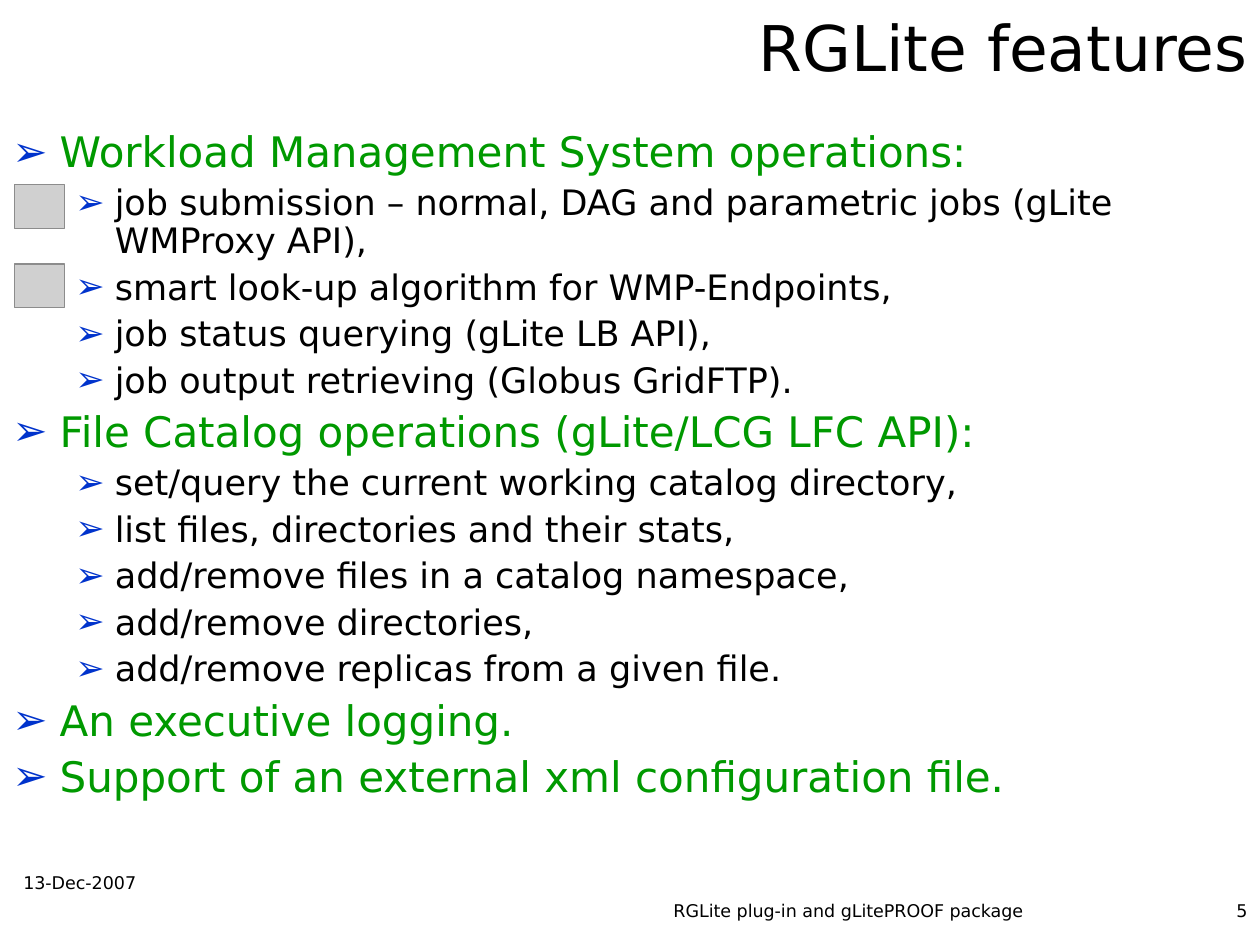
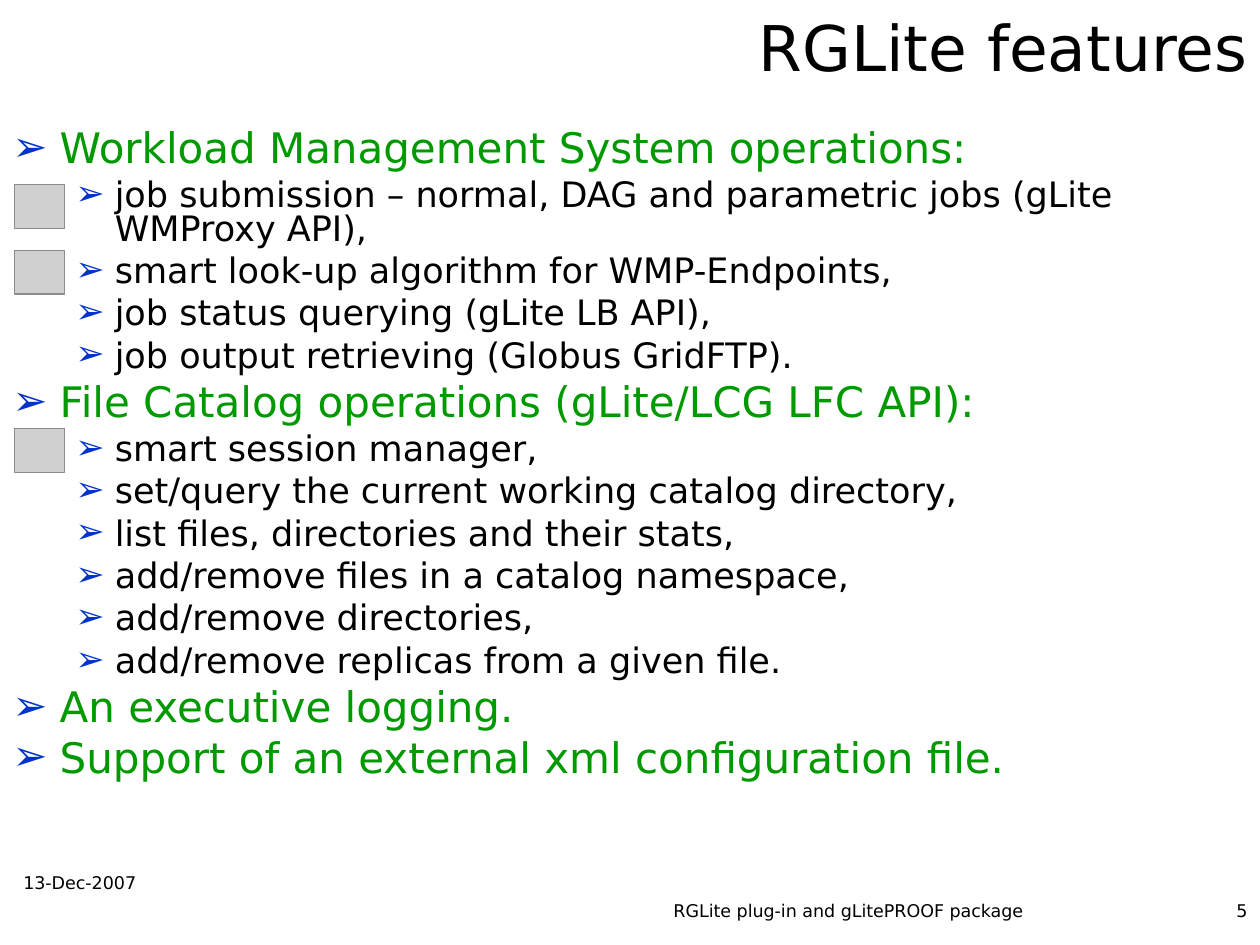
Before and after one commit to AnarManafov/PoDDocumentation, a slide deck: slide 5 of HEPCG-Workshops/2007-Dec/HEPCG-Workshops-2007-Dec(GSI).pdf.ppt. Drawn at 1260x945 pixels with LibreOffice and Linux fonts; fonts in the diff are those of the drawing; grey boxes stand for pictures; background and template pictures are left out. Boxes give left, top, right and bottom in pixels: in the first picture for what was removed or moved away, otherwise in the second. Text is boxed around its words. In the diff, an @@ line names an element or a change of style, - is before the commit and + after.

```diff
--- a/HEPCG-Workshops/2007-Dec/HEPCG-Workshops-2007-Dec(GSI).pdf.ppt
+++ b/HEPCG-Workshops/2007-Dec/HEPCG-Workshops-2007-Dec(GSI).pdf.ppt
@@ text at bbox=[60, 131, 1112, 782]: line spacing 0.9 to 0.8 @@
@@ picture: place and size @@
-picture at bbox=[15, 265, 64, 309]
+picture at bbox=[15, 251, 64, 295]
@@ picture added at bbox=[15, 428, 64, 472] @@
@@ text at bbox=[115, 434, 538, 469]: paragraph added @@
+  ➢ smart session manager,
```
Also in this commit, not shown: 2 other slides changed, 1 slide added.
